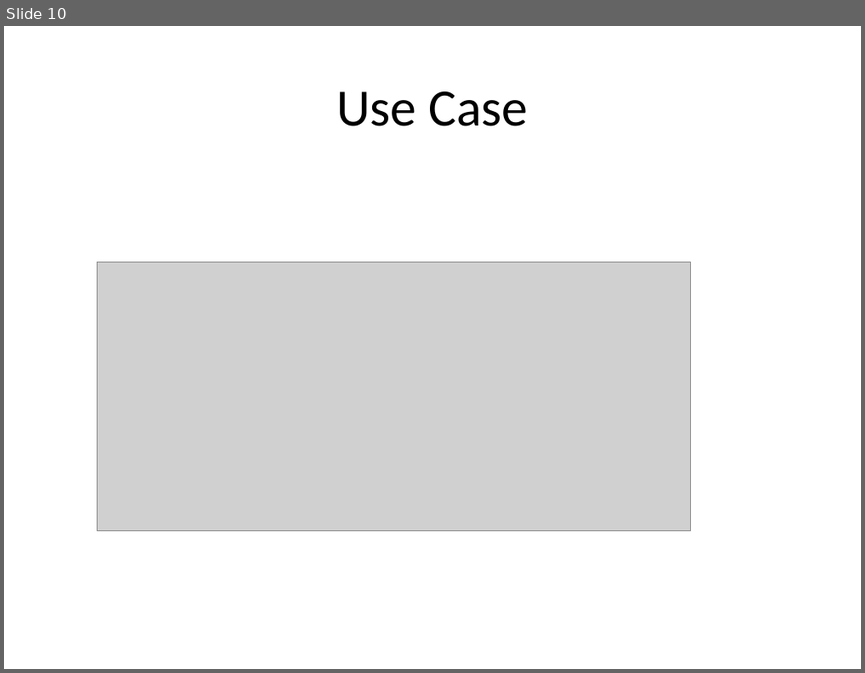
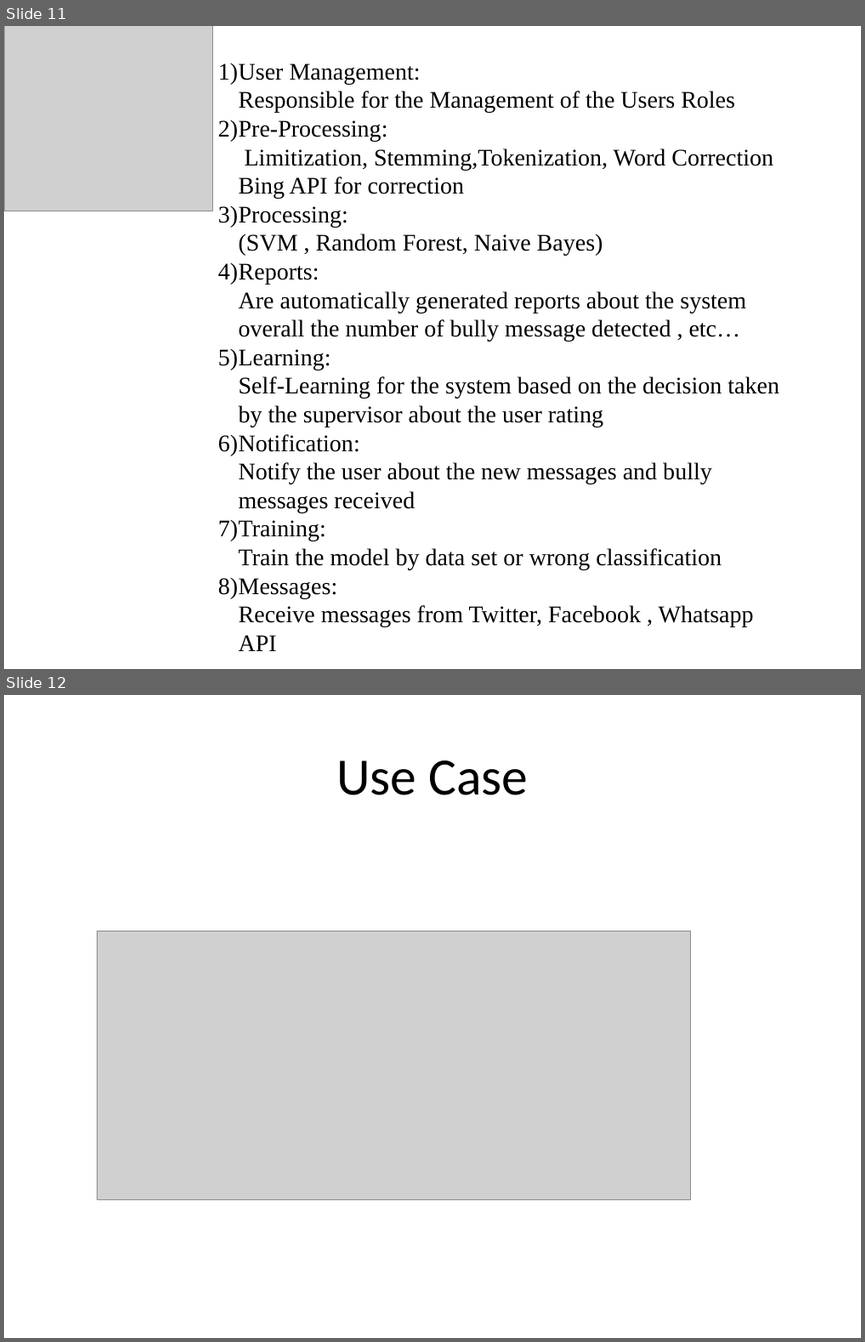
Before and after one commit to DevJohnIbrahim/SSM-GP, a slide deck: SRS/Presentation.pptx. Shown one above the other, each under a label of ours: slide 10 before the commit, slides 11 and 12 after it. The pictures are 865x673 and 865x1342 pixels, drawn with LibreOffice and Linux fonts; fonts in the diff are those of the drawing; grey boxes stand for pictures. Boxes give left, top, right and bottom in pixels: in the first picture for what was removed or moved away, otherwise in the second. Text is boxed around its words. In the diff, an @@ line names an element or a change of style, - is before the commit and + after.

```diff
--- a/SRS/Presentation.pptx
+++ b/SRS/Presentation.pptx
@@ slide 11 added at (4, 26, 861, 669), background #FFFFFF @@
@@ picture added at (4, 26, 212, 211) @@
@@ text added at (218, 63, 779, 651), 20 pt, text #000000 @@
+1) User Management:
+   Responsible for the Management of the Users Roles
+2) Pre-Processing:
+   Limitization, Stemming,Tokenization, Word Correction
+   Bing API for correction
+3) Processing:
+   (SVM , Random Forest, Naive Bayes)
+4) Reports:
+   Are automatically generated reports about the system
+   overall the number of bully message detected , etc…
+5) Learning:
+   Self-Learning for the system based on the decision taken
+   by the supervisor about the user rating
+6) Notification:
+   Notify the user about the new messages and bully
+   messages received
+7) Training:
+   Train the model by data set or wrong classification
+8) Messages:
+   Receive messages from Twitter, Facebook , Whatsapp
+   API
@@ what was slide 10 is now slide 12 @@
```
Also in this commit, not shown: 8 slides changed, 1 other slide added.
